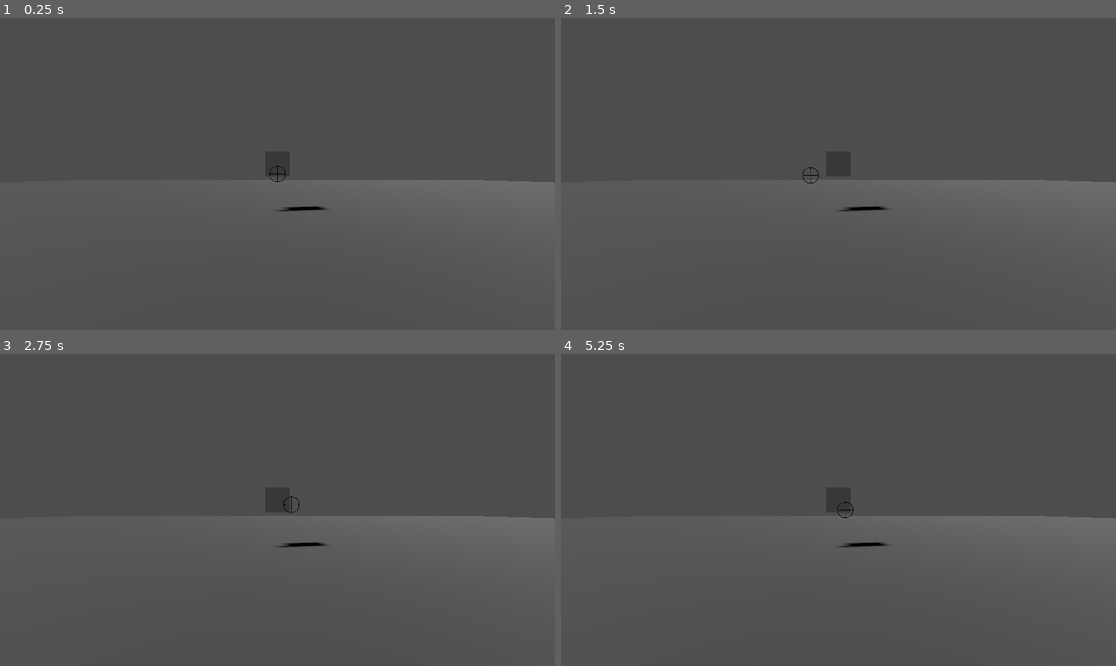
Above: before the commit, frames 1-4 (two rows, left to right).
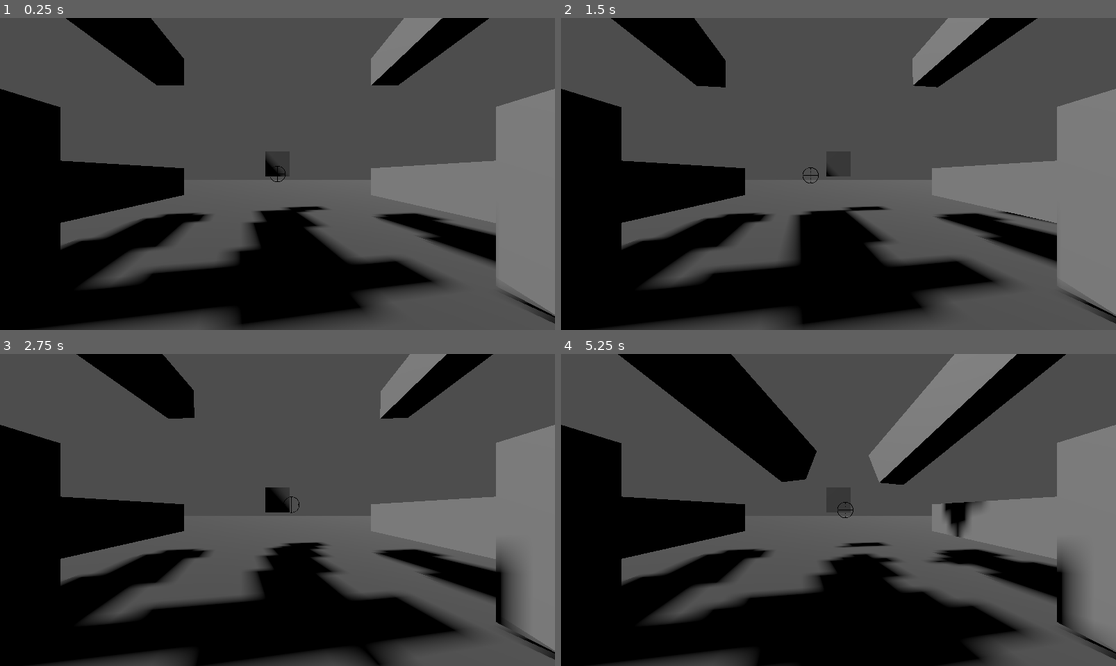
Above: after the commit, the same moments.

Repository: PrazaVasNeema/black-stands-for-gunz
Game: Godot game, scene res://Scenes/testing_polygon.tscn
The game is run twice, just before and just after one commit, with the same random seed, the same clock (stepped at 60 frames per second) and the same inputs. The project has no main scene, so this scene is started directly.
Inputs (mouse positions are in pixels of both pictures, inside the frame that each line leads up to):
- Up to frame 1 (0.25 s): no input
- Up to frame 2 (1.5 s): tap Enter at 0.5 s; move the mouse to (866, 174) at 0.52 s; click (866, 174) at 0.6 s; tap Space at 1.25 s; move the mouse to (810, 174) at 1.27 s; right-click (810, 174) at 1.35 s
- Up to frame 3 (2.75 s): tap Enter at 2 s; move the mouse to (288, 503) at 2.02 s; tap 1 (set_1) at 2.1 s
- Up to frame 4 (5.25 s): tap Space at 2.75, 4.25 s; move the mouse to (832, 516) at 2.77 s; tap 2 (set_2) at 2.85 s; tap Enter at 3.5 s; move the mouse to (877, 513) at 3.52 s; tap 3 (set_3) at 3.6 s; move the mouse to (794, 506) at 4.27 s; click (794, 506) at 4.35 s; move the mouse to (844, 510) at 5.02 s; right-click (844, 510) at 5.1 s

The runs differ from the first frame. In frame 1, 41% of the frame differs, in the area x 0-100%, y 0-100%; in frame 2, 41%; in frame 3, 42%; in frame 4, 50%.

Commit message:
Gunz are rotating but instantly

Diff:
--- /dev/null
+++ b/Resources/GameData/GunzSetConfDefault.tres
@@ -0,0 +1,9 @@
+[gd_resource type="Resource" script_class="SetConfigurationAsset" load_steps=2 format=3 uid="uid://bqk63elsfu4sd"]
+
+[ext_resource type="Script" path="res://Scripts/Datas/set_configuration_asset.gd" id="1_jirpp"]
+
+[resource]
+script = ExtResource("1_jirpp")
+max_horizontal_rotation = 60.0
+max_vertical_rotation = 30.0
+max_turning_speed = 1.0
--- /dev/null
+++ b/Scenes/gun_testing.tscn
@@ -0,0 +1,22 @@
+[gd_scene load_steps=4 format=3 uid="uid://6najt77i4v2r"]
+
+[ext_resource type="Script" path="res://Scripts/Gunz/gun_testing.gd" id="1_oelp7"]
+[ext_resource type="Resource" uid="uid://bqk63elsfu4sd" path="res://Resources/GameData/GunzSetConfDefault.tres" id="2_fphis"]
+
+[sub_resource type="BoxMesh" id="BoxMesh_ucsdp"]
+
+[node name="GunTesting" type="Node3D"]
+script = ExtResource("1_oelp7")
+set_configuration = ExtResource("2_fphis")
+
+[node name="CGs" type="Node3D" parent="."]
+
+[node name="MeshInstance3D" type="MeshInstance3D" parent="CGs"]
+transform = Transform3D(2.4104, 0, 0, 0, 2.2861, 0, 0, 0, 1, 0, 0, 0)
+mesh = SubResource("BoxMesh_ucsdp")
+skeleton = NodePath("../..")
+
+[node name="MeshInstance3D2" type="MeshInstance3D" parent="CGs"]
+transform = Transform3D(1, 0, 0, 0, 1, 0, 0, 0, 6.44907, 0, 0, -2.26718)
+mesh = SubResource("BoxMesh_ucsdp")
+skeleton = NodePath("../..")
--- a/Scenes/player.tscn
+++ b/Scenes/player.tscn
@@ -1,8 +1,9 @@
-[gd_scene load_steps=4 format=3 uid="uid://dsfwn8vjoqwuv"]
+[gd_scene load_steps=5 format=3 uid="uid://dsfwn8vjoqwuv"]
 
 [ext_resource type="Script" path="res://Scripts/player_controller.gd" id="1_ltnee"]
 [ext_resource type="Script" path="res://Scripts/gunz_shogun.gd" id="2_2o8be"]
 [ext_resource type="PackedScene" uid="uid://ct0xeh43q8ku4" path="res://Scenes/gunz_matrix.tscn" id="2_ptbv7"]
+[ext_resource type="PackedScene" uid="uid://6najt77i4v2r" path="res://Scenes/gun_testing.tscn" id="4_jthag"]
 
 [node name="Player" type="Node3D"]
 script = ExtResource("1_ltnee")
@@ -11,17 +12,30 @@
 
 [node name="GunzMatrix" parent="." instance=ExtResource("2_ptbv7")]
 
-[node name="GunzShogun" type="Node" parent="."]
+[node name="GunzShogun" type="Node" parent="." node_paths=PackedStringArray("gunz_slots_root")]
 script = ExtResource("2_2o8be")
+gunz_slots_root = NodePath("../GunzSlots")
 
 [node name="GunzSlots" type="Node3D" parent="."]
 
 [node name="Slot1" type="Node3D" parent="GunzSlots"]
+transform = Transform3D(1, 0, 0, 0, 1, 0, 0, 0, 1, -3.99445, 3.80245, -2.10806)
+
+[node name="GunTesting" parent="GunzSlots/Slot1" instance=ExtResource("4_jthag")]
 
 [node name="Slot2" type="Node3D" parent="GunzSlots"]
+transform = Transform3D(1, 0, 0, 0, 1, 0, 0, 0, 1, 3.994, 3.802, -2.09739)
+
+[node name="GunTesting" parent="GunzSlots/Slot2" instance=ExtResource("4_jthag")]
 
 [node name="Slot3" type="Node3D" parent="GunzSlots"]
+transform = Transform3D(1, 0, 0, 0, 1, 0, 0, 0, 1, -3.99445, -0.286135, -2.10806)
+
+[node name="GunTesting" parent="GunzSlots/Slot3" instance=ExtResource("4_jthag")]
 
 [node name="Slot4" type="Node3D" parent="GunzSlots"]
+transform = Transform3D(1, 0, 0, 0, 1, 0, 0, 0, 1, 3.994, -0.286586, -2.09739)
+
+[node name="GunTesting" parent="GunzSlots/Slot4" instance=ExtResource("4_jthag")]
 
 [node name="CGs" type="Node3D" parent="."]
--- /dev/null
+++ b/Scripts/Datas/gunz_set_data.gd
@@ -0,0 +1,12 @@
+class_name GunzSetData
+extends RefCounted
+
+
+var gun_one : GunKiso
+var gun_two : GunKiso
+var set_target_position : Vector3
+
+func _init(gun_one : GunKiso, gun_two : GunKiso, set_target_position : Vector3) -> void:
+	self.gun_one = gun_one
+	self.gun_two = gun_two
+	self.set_target_position = set_target_position
--- /dev/null
+++ b/Scripts/Datas/set_configuration_asset.gd
@@ -0,0 +1,6 @@
+class_name SetConfigurationAsset
+extends Resource
+
+@export_range(0.0, 90.0) var max_horizontal_rotation : float = 60.0
+@export_range(0.0, 90.0) var max_vertical_rotation : float = 30.0
+@export_range(0.0, 10.0) var max_turning_speed : float = 1.0
--- /dev/null
+++ b/Scripts/Gunz/gun_testing.gd
@@ -0,0 +1 @@
+extends GunKiso
--- a/Scripts/gun_kiso.gd
+++ b/Scripts/gun_kiso.gd
@@ -1,2 +1,22 @@
 class_name GunKiso
 extends Node3D
+
+
+@export var set_configuration : SetConfigurationAsset
+
+var gun_targeting : Vector3
+
+
+func update_targeting(new_targeting : Vector3):
+	gun_targeting = new_targeting
+
+
+func _process(delta: float) -> void:
+	if gun_targeting:
+		align_gun_with_targeting(delta)
+
+
+func align_gun_with_targeting(delta : float):
+	var target_vector = global_position.direction_to(gun_targeting)
+	var target_basis= Basis.looking_at(target_vector)
+	basis = basis.slerp(target_basis, 0.5 * set_configuration.max_turning_speed)
--- a/Scripts/gunz_shogun.gd
+++ b/Scripts/gunz_shogun.gd
@@ -10,10 +10,24 @@
 var active_set : int
 
 var _sets_dictionary : Dictionary
+var _current_target : Vector3
+var _gunz_sets_array : Array
 
 
 func lock_n_load() -> void:
-	var all_gunz : Array = gunz_slots_root.get_children()
-	for i in range(0, all_gunz.size()):
-		_sets_dictionary[Vector2((i + 1) / 2, (i + 1) % 2)] = (all_gunz[i] as Node3D).get_child(0) as GunKiso
+	var all_gunz_slots : Array = gunz_slots_root.get_children()
+	var i = 0
+	while i < all_gunz_slots.size():
+		_gunz_sets_array.append(GunzSetData.new((all_gunz_slots[i] as Node3D).get_child(0) as GunKiso,
+		(all_gunz_slots[i+1] as Node3D).get_child(0) as GunKiso,
+		Vector3.ZERO))
+		i += 2
 	active_set = 0
+
+
+
+func update_targeting(target_ws_position : Vector3):
+	#print(target_ws_position)
+	_current_target = target_ws_position
+	(_gunz_sets_array[active_set] as GunzSetData).gun_one.update_targeting(_current_target)
+	(_gunz_sets_array[active_set] as GunzSetData).gun_two.update_targeting(_current_target)
--- a/Scripts/player_controller.gd
+++ b/Scripts/player_controller.gd
@@ -15,6 +15,9 @@
 
 	_gunz_matrix.ws_aim_changed.connect(_on_ws_main_position_changed)
 
+	_gunz_shogun.lock_n_load()
+
 
 func _on_ws_main_position_changed(ws_position : Vector3):
-	print(ws_position)
+	_gunz_shogun.update_targeting(ws_position)
+	#print(ws_position)
